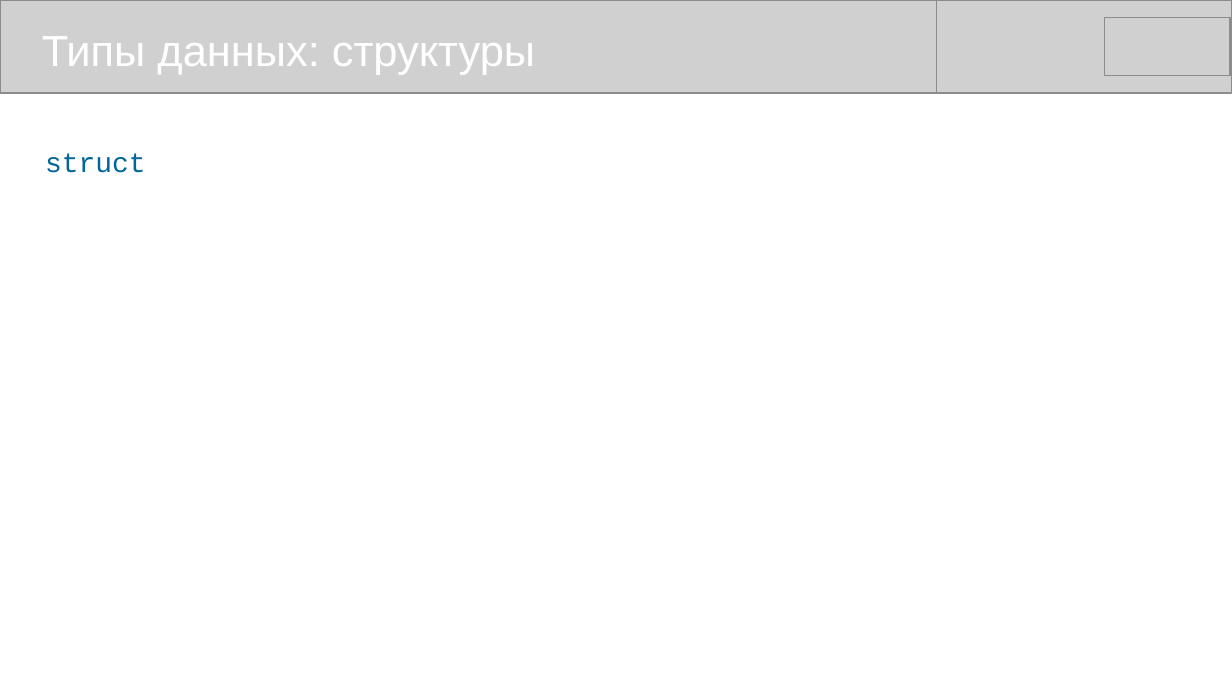
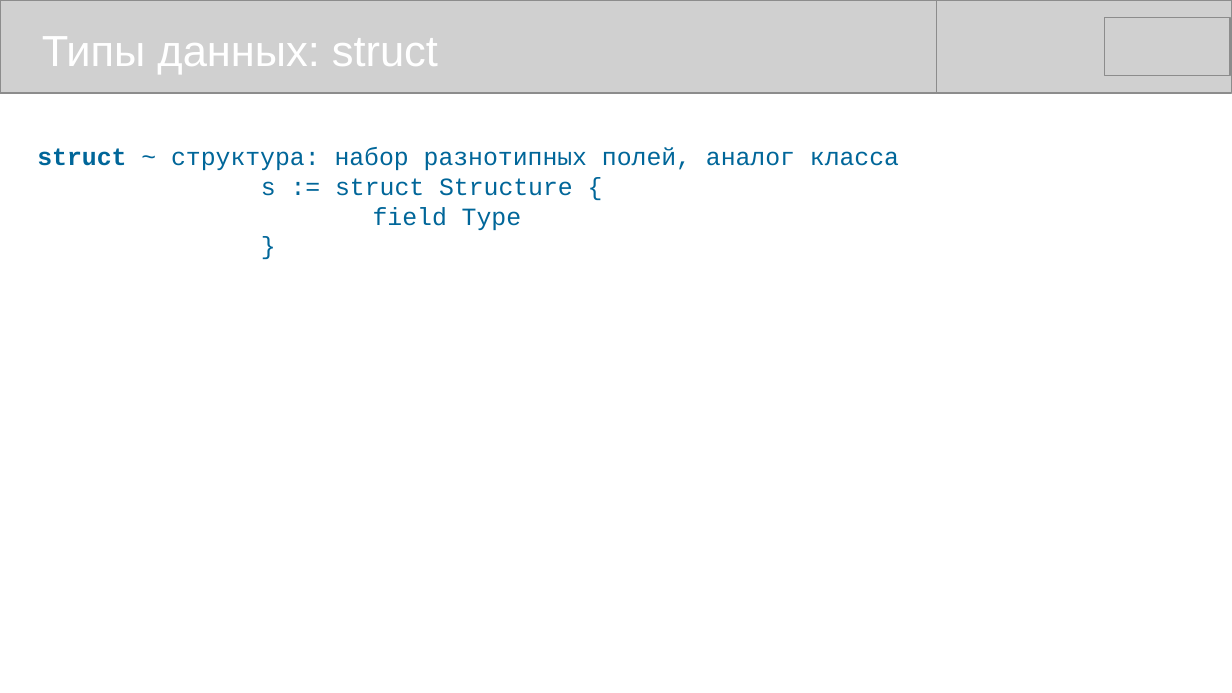
Before and after one commit to mike-shock/Go_language, a slide deck: slide 16 of Go_Intro.odp (slide 14 before the commit). Drawn at 1232x693 pixels with LibreOffice and Linux fonts; fonts in the diff are those of the drawing; grey boxes stand for pictures. Boxes give left, top, right and bottom in pixels: in the first picture for what was removed or moved away, otherwise in the second. Text is boxed around its words. In the diff, an @@ line names an element or a change of style, - is before the commit and + after.

```diff
--- a/Go_Intro.odp
+++ b/Go_Intro.odp
@@ text at <box>42,36,438,74</box>: text changed @@
-Типы данных: структуры
+Типы данных: struct
@@ text at <box>37,147,899,230</box>: text changed; size 18 to 16 pt @@
-struct
+struct ~ структура: набор разнотипных полей, аналог класса
+s := struct Structure {
+field Type
+}
```
Also in this commit, not shown: 7 other slides changed, 2 slides added.
